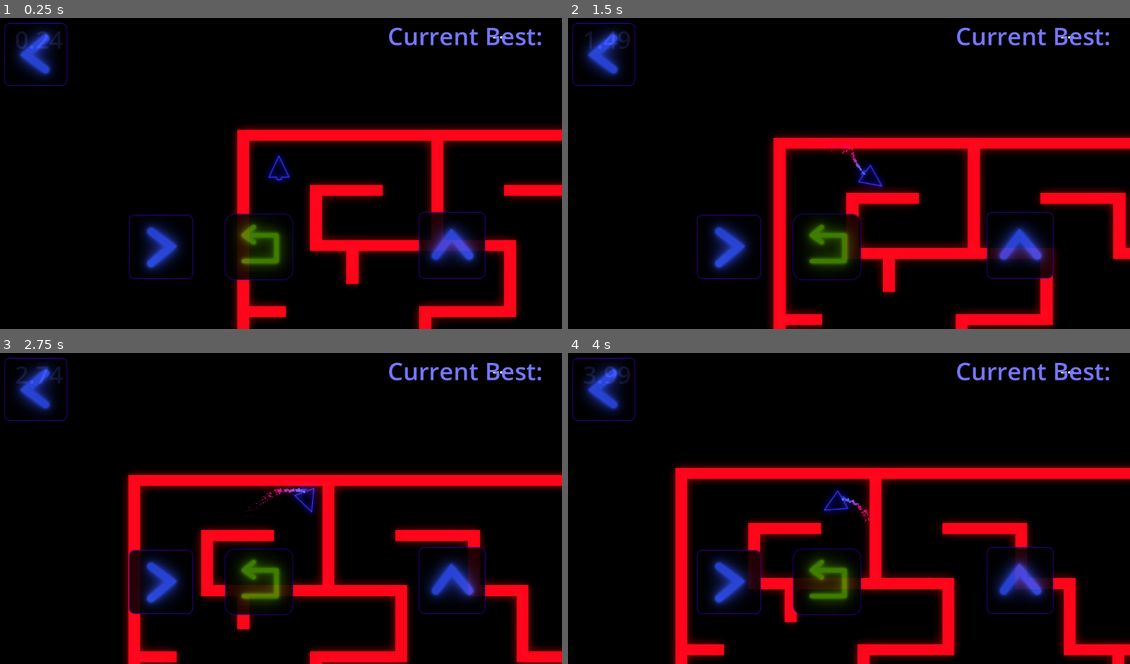
Above: before the commit, frames 1-4 (two rows, left to right).
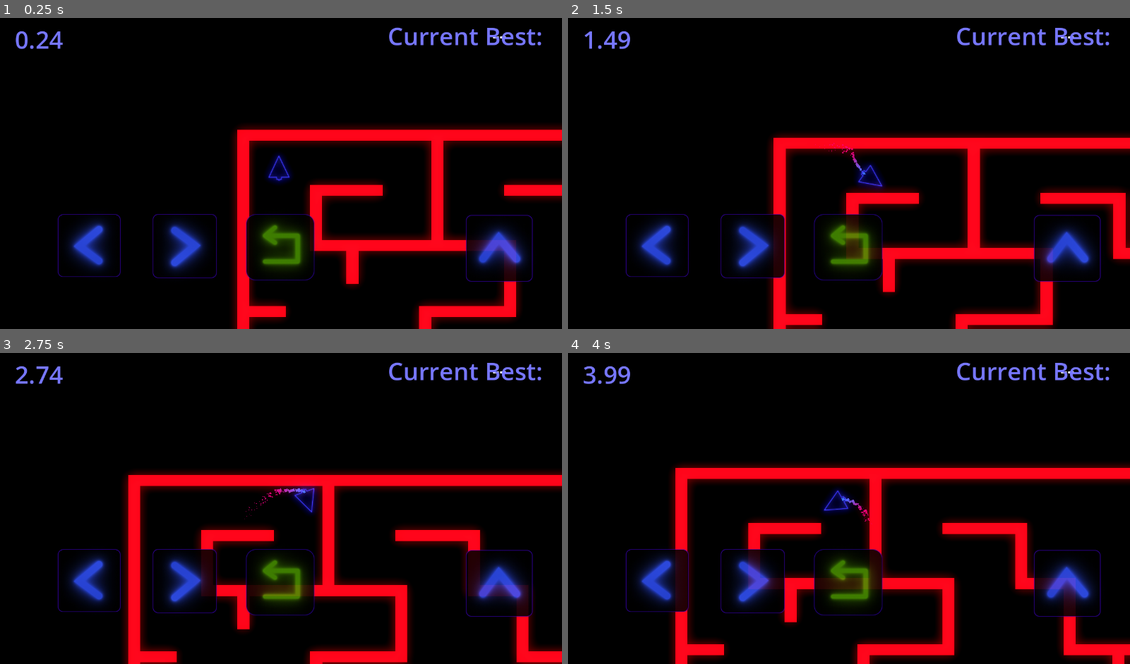
Above: after the commit, the same moments.

Repository: FENETMULER/Boosted
Game: Godot game, scene res://scenes/main.tscn
Two runs of this game, one before a commit and one after it. Both use one fixed random seed, a clock stepped at 60 frames per second and the inputs below.
Inputs:
- Up to frame 1 (0.25 s): no input
- Up to frame 2 (1.5 s): hold Right (rotate_right) 0.53-1.28 s; hold Up (boost) 0.53-1.28 s; hold Left (rotate_left) from 1.28 s (still down); tap Up (boost) at 1.35 s
- Up to frame 3 (2.75 s): release Left (rotate_left) at 2.03 s; hold Right (rotate_right) from 2.03 s (still down); hold Up (boost) from 2.03 s (still down)
- Up to frame 4 (4 s): release Up (boost) at 2.78 s; tap Up (boost) at 2.85 s; release Right (rotate_right) at 3.53 s; hold Left (rotate_left) from 3.53 s (still down); hold Up (boost) from 3.53 s (still down)

The runs differ from the first frame. In frame 1, 8.3% of the frame differs, in the area x 0-95%, y 1-85%; in frame 2, 8.1%; in frame 3, 8.8%; in frame 4, 8.8%.

Commit message:
Setup containers for buttons

Diff:
--- a/scenes/main.tscn
+++ b/scenes/main.tscn
@@ -117,36 +117,84 @@
 text = "Current Best: "
 label_settings = SubResource("LabelSettings_fqof6")
 
-[node name="LeftButton" type="TouchScreenButton" parent="CanvasLayer"]
-modulate = Color(1, 1, 1, 0.862745)
+[node name="LeftButtonContainer" type="Control" parent="CanvasLayer"]
+layout_mode = 3
+anchors_preset = 2
+anchor_top = 1.0
+anchor_bottom = 1.0
+offset_left = 190.0
+offset_top = -211.0
+offset_right = 230.0
+offset_bottom = -171.0
+grow_vertical = 0
+
+[node name="LeftButton" type="TouchScreenButton" parent="CanvasLayer/LeftButtonContainer"]
+modulate = Color(1, 1, 1, 0.862745)
+position = Vector2(-69, -75)
 scale = Vector2(1.0365, 1.0365)
 texture_normal = ExtResource("3_2ie33")
 passby_press = true
 action = "rotate_left"
 
-[node name="RightButton" type="TouchScreenButton" parent="CanvasLayer"]
-modulate = Color(1, 1, 1, 0.862745)
-position = Vector2(287, 437)
+[node name="RestartButtonContainer" type="Control" parent="CanvasLayer"]
+layout_mode = 3
+anchors_preset = 2
+anchor_top = 1.0
+anchor_bottom = 1.0
+offset_left = 615.0
+offset_top = -215.0
+offset_right = 655.0
+offset_bottom = -175.0
+grow_vertical = 0
+
+[node name="RestartButton" type="TouchScreenButton" parent="CanvasLayer/RestartButtonContainer"]
+modulate = Color(1, 1, 1, 0.862745)
+position = Vector2(-69, -75)
+scale = Vector2(1.13017, 1.09583)
+texture_normal = ExtResource("8_gjf5c")
+
+[node name="RightButtonContainer" type="Control" parent="CanvasLayer"]
+layout_mode = 3
+anchors_preset = 2
+anchor_top = 1.0
+anchor_bottom = 1.0
+offset_left = 407.0
+offset_top = -217.0
+offset_right = 447.0
+offset_bottom = -177.0
+grow_vertical = 0
+
+[node name="RightButton" type="TouchScreenButton" parent="CanvasLayer/RightButtonContainer"]
+modulate = Color(1, 1, 1, 0.862745)
+position = Vector2(-66, -68)
 scale = Vector2(1.05839, 1.05839)
 texture_normal = ExtResource("4_7h653")
 passby_press = true
 action = "rotate_right"
 
-[node name="UpButton" type="TouchScreenButton" parent="CanvasLayer"]
-modulate = Color(1, 1, 1, 0.862745)
-position = Vector2(930, 437)
+[node name="UpButtonContainer" type="Control" parent="CanvasLayer"]
+layout_mode = 3
+anchors_preset = 3
+anchor_left = 1.0
+anchor_top = 1.0
+anchor_right = 1.0
+anchor_bottom = 1.0
+offset_left = -160.0
+offset_top = -214.0
+offset_right = -120.0
+offset_bottom = -174.0
+grow_horizontal = 0
+grow_vertical = 0
+
+[node name="UpButton" type="TouchScreenButton" parent="CanvasLayer/UpButtonContainer"]
+modulate = Color(1, 1, 1, 0.862745)
+position = Vector2(-83, -62)
 scale = Vector2(1.10219, 1.10219)
 texture_normal = ExtResource("5_bl28i")
 passby_press = true
 action = "boost"
 
-[node name="RestartButton" type="TouchScreenButton" parent="CanvasLayer"]
-modulate = Color(1, 1, 1, 0.862745)
-position = Vector2(498, 429)
-scale = Vector2(1.13017, 1.09583)
-texture_normal = ExtResource("8_gjf5c")
-
 [connection signal="body_entered" from="FinishLine" to="." method="_on_finish_line_body_entered"]
-[connection signal="pressed" from="CanvasLayer/UpButton" to="." method="_on_up_button_pressed"]
-[connection signal="pressed" from="CanvasLayer/RestartButton" to="." method="_on_restart_button_pressed"]
-[connection signal="pressed" from="CanvasLayer/RestartButton" to="Rocket" method="_on_button_pressed"]
+[connection signal="pressed" from="CanvasLayer/RestartButtonContainer/RestartButton" to="." method="_on_restart_button_pressed"]
+[connection signal="pressed" from="CanvasLayer/RestartButtonContainer/RestartButton" to="Rocket" method="_on_button_pressed"]
+[connection signal="pressed" from="CanvasLayer/UpButtonContainer/UpButton" to="." method="_on_up_button_pressed"]
